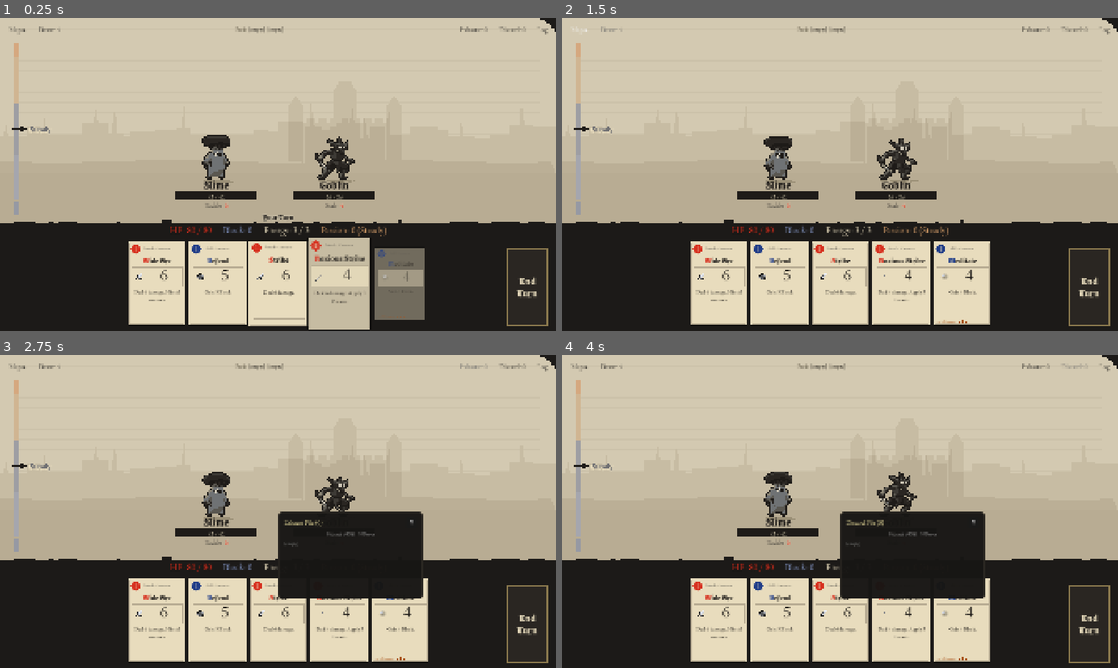
Above: before the commit, frames 1-4 (two rows, left to right).
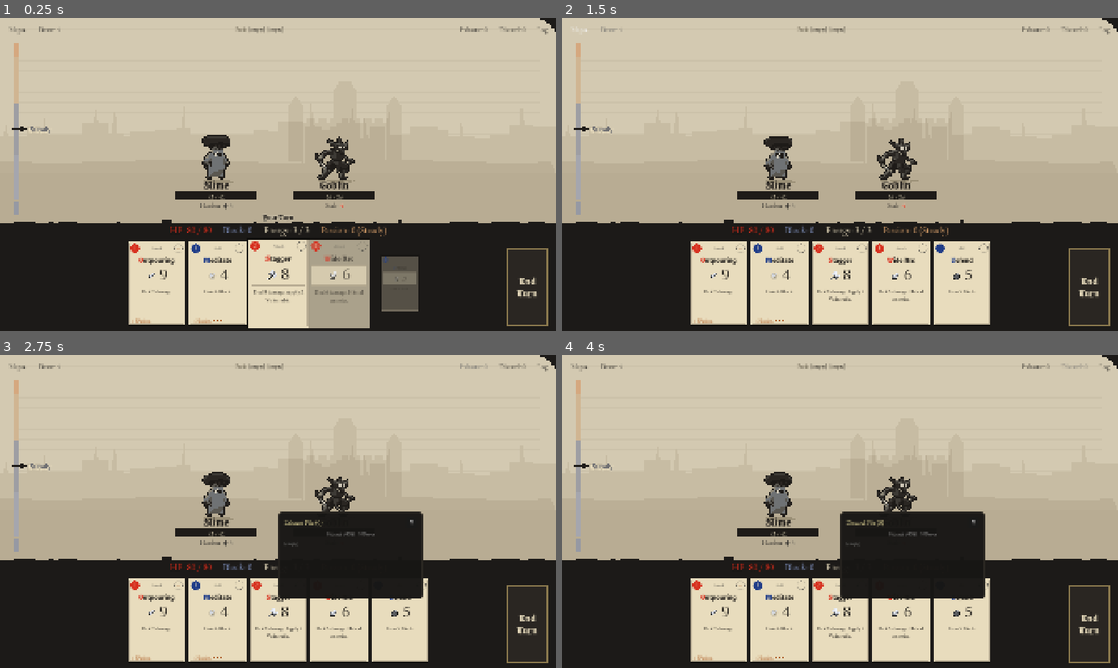
Above: after the commit, the same moments.

Repository: Maliik-B/Mythworn
Game: Godot game, scene res://scenes/combat/combat_scene.tscn
The game is run twice, just before and just after one commit, with the same random seed, the same clock (stepped at 60 frames per second) and the same inputs. This scene is started directly instead of the project's main scene. Sound files missing from this copy of the repository are replaced by a short silence.
Inputs:
- Up to frame 1 (0.25 s): no input
- Up to frame 2 (1.5 s): click "Map ▸" at 0.5 s; click "Draw: 4" at 1.25 s
- Up to frame 3 (2.75 s): click "Exhaust: 0" at 2 s
- Up to frame 4 (4 s): click "X" at 2.75 s; click "Discard: 0" at 3.5 s

The runs differ from the first frame. In frame 1, 5.7% of the frame differs, in the area x 23-77%, y 59-100%; in frame 2, 1.7%; in frame 3, 1.5%; in frame 4, 1.9%.

Commit message:
Make every card face the same shape: one level band, one centred unit
The top band said "Attack · Common" in a label that ran from the cost coin to the school coin, so the type read as left of centre and the rarity crowded it, and the slab put each card's icon at the left and its number at the right, so no two cards balanced the same way. The band now holds the type alone, centred on the card, between two coins at the same height and the same distance in from either edge. A card with no school (a Power, a Trick) gets a faint empty ring in that corner so every band ends the same way. The slab's icon and numeral are one unit, a fixed 10 px apart, centred on the slab and laid out again when a drag changes the number.

The faces were also all 2 px right of where they were placed, because the card's border took its width as margin from the zones: the band was 14 px in from the left edge and 10 from the right. The border no longer takes margin, and the inner rule moves to match.

The coin glyphs are centred by what they ink, the way the map's are. NodeFace gets centre_glyph, which measures a glyph once in a probe and hands the shift to a callback, and prime() now measures every cost numeral and school glyph at both sizes so a first hand has them in place. The combat scene primes before it builds, as the map does. Measured on the Steady, Blazing and Hollow hands, the cost numeral's ink was 2.5 px above its coin's centre and the school glyph 2 to 4 px below; both are now within 0.5 px. The coin centres were (27,26) and (177,25), four px out of mirror and one out of level; they are now (25,24) and (175,24).

Diff:
--- a/scenes/combat/combat_scene.gd
+++ b/scenes/combat/combat_scene.gd
@@ -235,6 +235,10 @@
 
 
 func _ready() -> void:
+	# The card coins' glyphs are measured before the first hand is drawn, so none moves on screen.
+	NodeFace.prime_for_map()
+	if not NodeFace.is_settled():
+		await NodeFace.settled()
 	_build_ui()
 	_connect_events()
 	_start_combat()
@@ -1419,9 +1423,26 @@
 		else:
 			lbl.tooltip_text = "%s card. Commit to its Passion pole for +25%% damage." % pole_name
 
+	# Both shapes below hold the glyph as a full-rect label in the 42x42 coin place, and set it by
+	# what it inks (the swords sat 2 px high and the ripples 3 px low): NodeFace measures the glyph
+	# once and the answer is written into the label's offsets.
+	lbl.set_anchors_preset(Control.PRESET_FULL_RECT)
+	lbl.mouse_filter = Control.MOUSE_FILTER_IGNORE
+	NodeFace.centre_glyph(glyph, load(StageSkin.LINE_FONT_PATH), lbl.get_theme_font_size("font_size"),
+		NodeFace.COIN_SCHOOL_BOX,
+		func(shift: Vector2) -> void:
+			if is_instance_valid(lbl):
+				lbl.offset_left = shift.x
+				lbl.offset_right = shift.x
+				lbl.offset_top = shift.y
+				lbl.offset_bottom = shift.y)
+
 	# A neutral-schooled card never rides the zone → no coin; a bare glyph is enough.
 	if not rides_zone:
-		return lbl
+		var bare := Control.new()
+		bare.custom_minimum_size = NodeFace.COIN_SCHOOL_BOX
+		bare.add_child(lbl)
+		return bare
 
 	# A pole card sits in a fixed 42×42 holder (so the glyph never shifts across tiers) over a halo
 	# COIN that is only opaque at the extreme (+25%). The coin is kept present-but-transparent at
@@ -1454,23 +1475,9 @@
 	disc.add_theme_stylebox_override("panel", ds)
 	disc.modulate.a = 1.0 if extreme else 0.0
 	holder.add_child(disc)
-	lbl.set_anchors_preset(Control.PRESET_FULL_RECT)
-	lbl.mouse_filter = Control.MOUSE_FILTER_IGNORE
-	# The ⚔ glyph's ink sits high in its font box; nudge it down so it centres inside the coin.
-	var nudge := _sigil_v_nudge(pole)
-	lbl.offset_top = nudge
-	lbl.offset_bottom = nudge
 	holder.add_child(lbl)
 	holder.set_meta("halo_disc", disc)
 	return holder
-
-
-## The ⚔ (Physical) glyph's ink sits high in its font box, so plain vertical-centring leaves it
-## near the top of the halo coin; nudge it down. ≈ (Water) is already close to centred.
-func _sigil_v_nudge(pole: CardData.PersonalityType) -> int:
-	if pole == CardData.PersonalityType.SECONDARY and not StageSkin.is_page():
-		return 4
-	return 1
 
 
 # ============================================================
--- a/scripts/ui/card_face.gd
+++ b/scripts/ui/card_face.gd
@@ -6,6 +6,11 @@
 ## Passion sentence and Exhaust. A card with no number (a Power, a draw) has no slab and gives the
 ## room to its rules. No word is written here: CardData.get_face_text only says which zone each
 ## sentence sits in.
+##
+## The band is one level line: the cost coin and the school coin sit at the same height, the same
+## distance in from either edge, with the type centred between them. A card with no school coin
+## gets a faint empty one, so every band is the same shape. Rarity, flavor and keyword reminders are
+## not on the face; the inspect view (CardInspect) shows them.
 
 const SIZE := Vector2(200, 290)
 
@@ -21,7 +26,11 @@
 const NAME_H := 46.0
 const SLAB_Y := 86.0
 const SLAB_H := 66.0
-const SLAB_NUMBER_X := 48.0  # the emblem sits to the left of this, the numeral to the right
+const EMBLEM := 36.0  # the slab's icon, and the gap to the numeral: one unit, centred on the slab
+const UNIT_GAP := 10.0
+const COIN := 32.0  # the cost coin and the school coin are the same disc
+const COIN_INSET := 25.0  # a coin's centre, in from the card's edge
+const COIN_Y := 24.0  # and down from its top
 const RULES_GAP := 6.0
 const FOOT_H := 28.0
 const FOOT_H_TRICK := 44.0  # a Trick's reminder runs to two lines
@@ -36,7 +45,7 @@
 const KIND_SIZE := 13
 
 const TYPE_NAMES := ["Attack", "Skill", "Power"]
-const RARITY_NAMES := ["Starter", "Common", "Uncommon", "Rare"]
+const RARITY_NAMES := ["Starter", "Common", "Uncommon", "Rare"]  # the inspect view's
 const RARITY_COLORS := ["card_dim", "card_dim", "card_uncommon", "card_rare"]
 
 const NUMBER_GLOW := preload("res://assets/ui/card_number_glow.tres")
@@ -110,6 +119,10 @@
 	var key := _colour_key(card)
 	style.set_corner_radius_all(0 if StageSkin.is_page() else 10)
 	style.set_border_width_all(2 if StageSkin.is_page() else 3)
+	# The zones are laid out in the card's own 200x290, so the border takes no room from them: with
+	# the border's width as margin every zone sat 2 px right of where it was placed, and the band was
+	# 14 px in from the left edge and 10 from the right.
+	style.set_content_margin_all(0)
 	style.bg_color = StageSkin.c("card_bg_" + key)
 	style.border_color = StageSkin.c("card_edge_" + key)
 	if card.upgraded:
@@ -123,7 +136,7 @@
 	if color.a <= 0.0:
 		return
 	var inset := Panel.new()
-	inset.position = Vector2(3, 3)
+	inset.position = Vector2(5, 5)
 	inset.size = SIZE - Vector2(10, 10)
 	var style := StyleBoxFlat.new()
 	style.draw_center = false
@@ -140,55 +153,83 @@
 
 
 static func _add_header(zones: Control, card: CardData, sigil: Control) -> void:
-	var coin := PanelContainer.new()
-	coin.position = Vector2(9, 8)
-	coin.size = Vector2(32, 32)
+	var half := COIN / 2.0
+	var coin := Panel.new()
+	coin.name = "CostCoin"
+	coin.position = Vector2(COIN_INSET - half, COIN_Y - half)
+	coin.size = Vector2(COIN, COIN)
 	var coin_style := StyleBoxFlat.new()
-	coin_style.set_corner_radius_all(16)
+	coin_style.set_corner_radius_all(int(half))
 	coin_style.bg_color = StageSkin.c("card_coin_" + _colour_key(card))
 	coin_style.set_border_width_all(2)
 	coin_style.border_color = StageSkin.c("card_coin_edge")
 	if coin_style.border_color.a <= 0.0:
 		coin_style.border_color = coin_style.bg_color
 	coin.add_theme_stylebox_override("panel", coin_style)
+	zones.add_child(coin)
 	var cost := Label.new()
 	cost.text = card.cost_label()
+	cost.size = coin.size
 	cost.horizontal_alignment = HORIZONTAL_ALIGNMENT_CENTER
 	cost.vertical_alignment = VERTICAL_ALIGNMENT_CENTER
-	cost.add_theme_font_override("font", load(NUMERAL_FONT_PATH))
-	cost.add_theme_font_size_override("font_size", 21)
+	var cost_font: Font = load(NUMERAL_FONT_PATH)
+	cost.add_theme_font_override("font", cost_font)
+	cost.add_theme_font_size_override("font_size", NodeFace.COIN_COST_FONT)
 	cost.add_theme_color_override("font_color", StageSkin.c("card_coin_text"))
 	coin.add_child(cost)
-	zones.add_child(coin)
+	# The numeral is set by what it inks, not by its line: a "1" sat 2.5 px high in this coin.
+	NodeFace.centre_glyph(cost.text, cost_font, NodeFace.COIN_COST_FONT, coin.size,
+		func(shift: Vector2) -> void:
+			if is_instance_valid(cost):
+				cost.position = shift)
+
+	# The school coin's place, mirrored: an empty ring under whatever sits there, so a card with no
+	# school (a Power, a Trick) still ends its band the way the others do.
+	var school_centre := Vector2(SIZE.x - COIN_INSET, COIN_Y)
+	var ring := Panel.new()
+	ring.name = "SchoolRing"
+	ring.position = school_centre - Vector2(half, half)
+	ring.size = Vector2(COIN, COIN)
+	var ring_style := StyleBoxFlat.new()
+	ring_style.draw_center = false
+	ring_style.set_corner_radius_all(int(half))
+	ring_style.set_border_width_all(2)
+	var ring_colour := StageSkin.c("card_dim")
+	ring_style.border_color = Color(ring_colour.r, ring_colour.g, ring_colour.b, 0.4)
+	ring.add_theme_stylebox_override("panel", ring_style)
+	zones.add_child(ring)
 
 	var kind := Label.new()
+	kind.name = "CardKind"
 	kind.text = _kind_line(card)
 	kind.horizontal_alignment = HORIZONTAL_ALIGNMENT_CENTER
 	kind.vertical_alignment = VERTICAL_ALIGNMENT_CENTER
 	kind.add_theme_font_override("font", load(RULES_FONT_PATH))
 	kind.add_theme_font_size_override("font_size", KIND_SIZE)
-	kind.add_theme_color_override("font_color", StageSkin.c(RARITY_COLORS[card.rarity]))
+	kind.add_theme_color_override("font_color", StageSkin.c("card_dim"))
 	# Clipped so its first measure, in the default font before the override reaches it, cannot
-	# widen the label and pull the text off centre.
+	# widen the label and pull the text off centre. It spans the card, so its middle is the card's.
 	kind.clip_text = true
-	kind.position = Vector2(42, 0)
-	kind.size = Vector2(SIZE.x - 42.0 - SCHOOL_COIN_W, HEADER_H + 4.0)
+	kind.position = Vector2(0, COIN_Y - 24.0)
+	kind.size = Vector2(SIZE.x, 48.0)
 	zones.add_child(kind)
 
 	if sigil:
-		var holder := CenterContainer.new()
-		holder.position = Vector2(SIZE.x - SCHOOL_COIN_W, 2.0)
-		holder.size = Vector2(42, 42)
+		var holder := Control.new()
+		holder.name = "SchoolCoin"
+		var box := NodeFace.COIN_SCHOOL_BOX
+		holder.position = school_centre - box / 2.0
+		holder.size = box
+		sigil.size = box
 		holder.add_child(sigil)
 		zones.add_child(holder)
 
 
-## "ATTACK · COMMON". A Trick and a memory card say so, since that is what they are.
+## The type alone, "Attack": rarity and the Trick keyword are not the band's (the Trick's reminder is
+## in the foot, and the inspect view carries the rarity). A memory card says so.
 static func _kind_line(card: CardData) -> String:
 	var kind: String = "Memory" if card.is_memory else TYPE_NAMES[card.card_type]
-	var grade: String = "Trick" if card.trick else RARITY_NAMES[card.rarity]
-	var line := "%s · %s" % [kind, grade]
-	return line if StageSkin.is_page() else line.to_upper()
+	return kind if StageSkin.is_page() else kind.to_upper()
 
 
 ## The name, a size smaller or on two lines if it needs them, its initial rubricated in a look that
@@ -265,20 +306,35 @@
 	glow.material = additive
 	glow.expand_mode = TextureRect.EXPAND_IGNORE_SIZE
 	glow.stretch_mode = TextureRect.STRETCH_SCALE
-	glow.position = Vector2(SLAB_NUMBER_X + 8.0, -14.0)
-	glow.size = Vector2(slab.size.x - SLAB_NUMBER_X - 16.0, SLAB_H + 28.0)
 	slab.add_child(glow)
 
 	var number := Label.new()
 	number.name = "SlabNumber"
-	number.position = Vector2(SLAB_NUMBER_X, 0)
-	number.size = Vector2(slab.size.x - SLAB_NUMBER_X, SLAB_H)
 	number.horizontal_alignment = HORIZONTAL_ALIGNMENT_CENTER
 	number.vertical_alignment = VERTICAL_ALIGNMENT_CENTER
 	number.add_theme_font_override("font", load(NUMERAL_FONT_PATH))
 	number.add_theme_font_size_override("font_size", NUMBER_SIZE)
 	slab.add_child(number)
 	_apply_number(number, glow, value)
+
+
+## The icon and the numeral as one unit, a fixed gap apart, centred on the slab. The unit's width
+## follows the numeral ("6" or "12×3"), so it is laid out again whenever the text changes.
+static func _place_unit(slab: Control) -> void:
+	var emblem: Control = slab.get_child(0)
+	var glow: Control = slab.find_child("SlabGlow", false, false)
+	var number: Label = slab.find_child("SlabNumber", false, false)
+	if emblem == null or glow == null or number == null:
+		return
+	var font: Font = number.get_theme_font("font")
+	var width: float = font.get_string_size(number.text, HORIZONTAL_ALIGNMENT_LEFT, -1, NUMBER_SIZE).x
+	var left: float = (slab.size.x - (EMBLEM + UNIT_GAP + width)) / 2.0
+	emblem.position = Vector2(left, (SLAB_H - EMBLEM) / 2.0)
+	emblem.size = Vector2(EMBLEM, EMBLEM)
+	number.position = Vector2(left + EMBLEM + UNIT_GAP, 0)
+	number.size = Vector2(width, SLAB_H)
+	glow.position = Vector2(number.position.x - 8.0, -14.0)
+	glow.size = Vector2(width + 16.0, SLAB_H + 28.0)
 
 
 ## Warm and lit when Passion lifts the hit, grey when it cuts it, plain when it leaves it alone.
@@ -292,11 +348,12 @@
 		StageSkin.c("card_number_up") if up else (StageSkin.c("card_number_down") if down else StageSkin.c("card_ink")))
 	if glow:
 		glow.visible = up and not StageSkin.is_page()
+	if number.get_parent() is Control:
+		_place_unit(number.get_parent())
 
 
 ## The card's icon if it has one, else the glyph for its type: the same art today's frame carried.
 static func _make_emblem(card: CardData, card_style: StyleBoxFlat) -> Control:
-	var box := Vector2(SLAB_NUMBER_X, SLAB_H)
 	var icon_file := CardVisuals.icon_path(card.card_name)
 	if icon_file == "" and card.card_type == CardData.CardType.ATTACK:
 		icon_file = CardVisuals.DEFAULT_ATTACK_ICON
@@ -308,14 +365,10 @@
 		icon.expand_mode = TextureRect.EXPAND_IGNORE_SIZE
 		icon.stretch_mode = TextureRect.STRETCH_KEEP_ASPECT_CENTERED
 		icon.texture_filter = CanvasItem.TEXTURE_FILTER_NEAREST
-		icon.position = Vector2(8, (SLAB_H - 36.0) / 2.0)
-		icon.size = Vector2(36, 36)
 		icon.material = StageSkin.icon_material()
 		return icon
 	var glyph := Label.new()
 	glyph.text = "★"
-	glyph.size = box
-	glyph.position = Vector2(2, 0)
 	glyph.horizontal_alignment = HORIZONTAL_ALIGNMENT_CENTER
 	glyph.vertical_alignment = VERTICAL_ALIGNMENT_CENTER
 	glyph.add_theme_font_size_override("font_size", 24)
--- a/scripts/ui/node_face.gd
+++ b/scripts/ui/node_face.gd
@@ -16,11 +16,20 @@
 ## the first map of a session opens with each glyph already in place and nothing moves on screen.
 ## The splash and the title call it, and the map waits on settled() if it was opened before they did.
 ##
+## The same reading serves a loose glyph in a Label (the card's cost and school coins): centre_glyph
+## takes the box the glyph is centred in and a callback that is handed the shift to apply, so the
+## caller decides whether it moves a position or an anchor offset.
+##
 ## Does nothing in a headless run, which draws nothing to read.
 
 const PROBE_PAD := 24  # transparent room around the probe button, in case a glyph overhangs its line
 const DEFAULT_FONT := 20  # a look with no "font" of its own (MapNode)
 const CROSSING_FONT := 26  # CrossingStage.ICON_FONT, which wears the same button
+const COIN_COST_FONT := 21  # CardFace's cost numeral, in the coin of this size
+const COIN_COST_BOX := Vector2(32, 32)
+const COIN_SCHOOL_SIZES := [22, 28]  # the school glyph's flat and resonant sizes
+const COIN_SCHOOL_BOX := Vector2(42, 42)
+const COIN_SCHOOL_GLYPHS := ["≈", "+", "⚔"]
 
 static var _shifts: Dictionary = {}  # key -> Vector2, once measured
 static var _waiting: Dictionary = {}  # key -> the buttons waiting on a measurement
@@ -58,6 +67,27 @@
 			continue
 		_waiting[key] = []
 		_measure(key, font, pair[0], pair[1], box)
+	_prime_coins()
+
+
+## The card's two coins: every cost it can print and every school glyph at each size it wears, so a
+## hand dealt on the first turn of a session has its glyphs centred when it is first drawn.
+static func _prime_coins() -> void:
+	var cost_font: Font = load(CardFace.NUMERAL_FONT_PATH)
+	var school_font: Font = load(StageSkin.LINE_FONT_PATH)
+	for glyph in ["0", "1", "2", "3", "4", "5", "6", "7", "8", "9", "X"]:
+		_prime_glyph(glyph, cost_font, COIN_COST_FONT, COIN_COST_BOX)
+	for glyph in COIN_SCHOOL_GLYPHS:
+		for size in COIN_SCHOOL_SIZES:
+			_prime_glyph(glyph, school_font, size, COIN_SCHOOL_BOX)
+
+
+static func _prime_glyph(glyph: String, font: Font, font_size: int, box: Vector2) -> void:
+	var key := _glyph_key(glyph, font, font_size, box)
+	if _shifts.has(key) or _waiting.has(key):
+		return
+	_waiting[key] = []
+	_measure(key, font, glyph, font_size, box)
 
 
 ## True when nothing is left to measure, so a map built now draws its glyphs where they belong.
@@ -86,6 +116,27 @@
 		return
 	_waiting[key] = [btn]
 	_measure(key, btn.get_theme_font("font"), btn.text, btn.get_theme_font_size("font_size"), btn.size)
+
+
+## Centres `glyph`, drawn in `font` at `font_size`, on the middle of a `box` it is centred in by
+## line box. `place` is called with the shift to apply, at once if the glyph is already measured and
+## otherwise two frames after the first draw; it is not called in a headless run.
+static func centre_glyph(glyph: String, font: Font, font_size: int, box: Vector2, place: Callable) -> void:
+	if glyph == "":
+		return
+	var key := _glyph_key(glyph, font, font_size, box)
+	if _shifts.has(key):
+		place.call(_shifts[key])
+		return
+	if _waiting.has(key):
+		_waiting[key].append(place)
+		return
+	_waiting[key] = [place]
+	_measure(key, font, glyph, font_size, box)
+
+
+static func _glyph_key(glyph: String, font: Font, font_size: int, box: Vector2) -> String:
+	return "%s|%d|%d|%d" % [glyph, font_size, int(box.x), font.get_rid().get_id() if font else 0]
 
 
 static func _key(btn: Button) -> String:
@@ -139,9 +190,12 @@
 	viewport.queue_free()
 	var shift := _shift_from(image, box)
 	_shifts[key] = shift
-	for btn in _waiting.get(key, []):
-		if is_instance_valid(btn) and _key(btn) == key:
-			_apply(btn, shift)
+	for waiter in _waiting.get(key, []):
+		if waiter is Callable:
+			if waiter.is_valid():
+				waiter.call(shift)
+		elif is_instance_valid(waiter) and _key(waiter) == key:
+			_apply(waiter, shift)
 	_waiting.erase(key)
 
 
